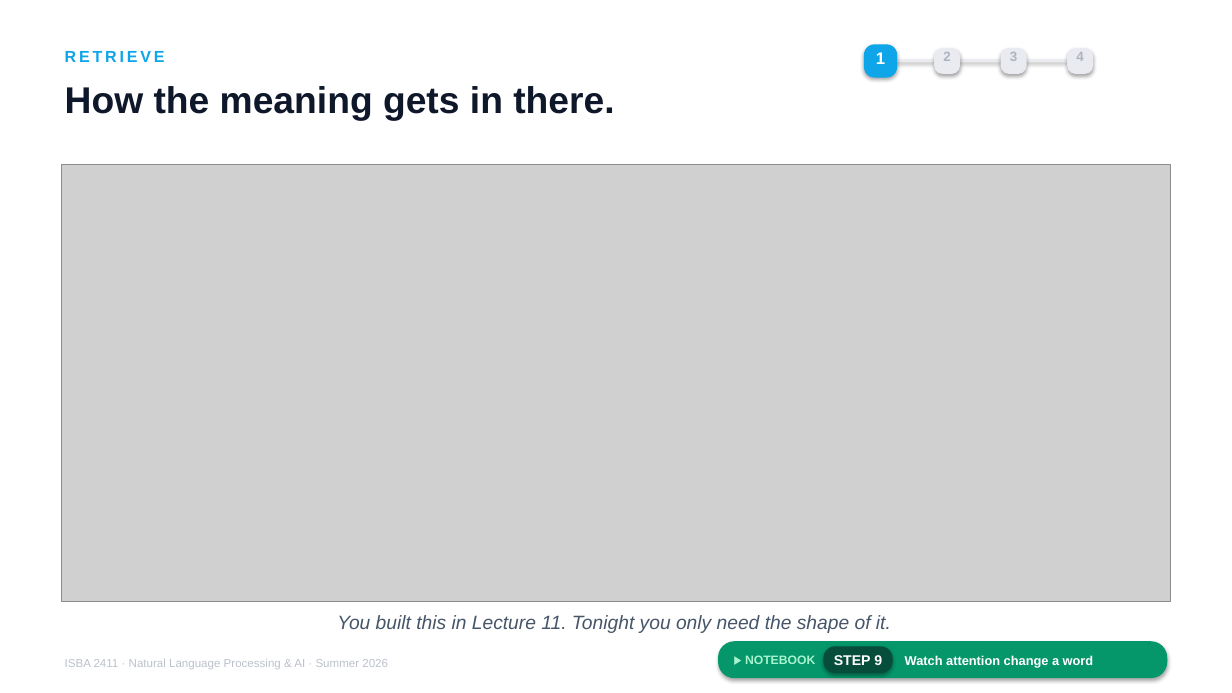
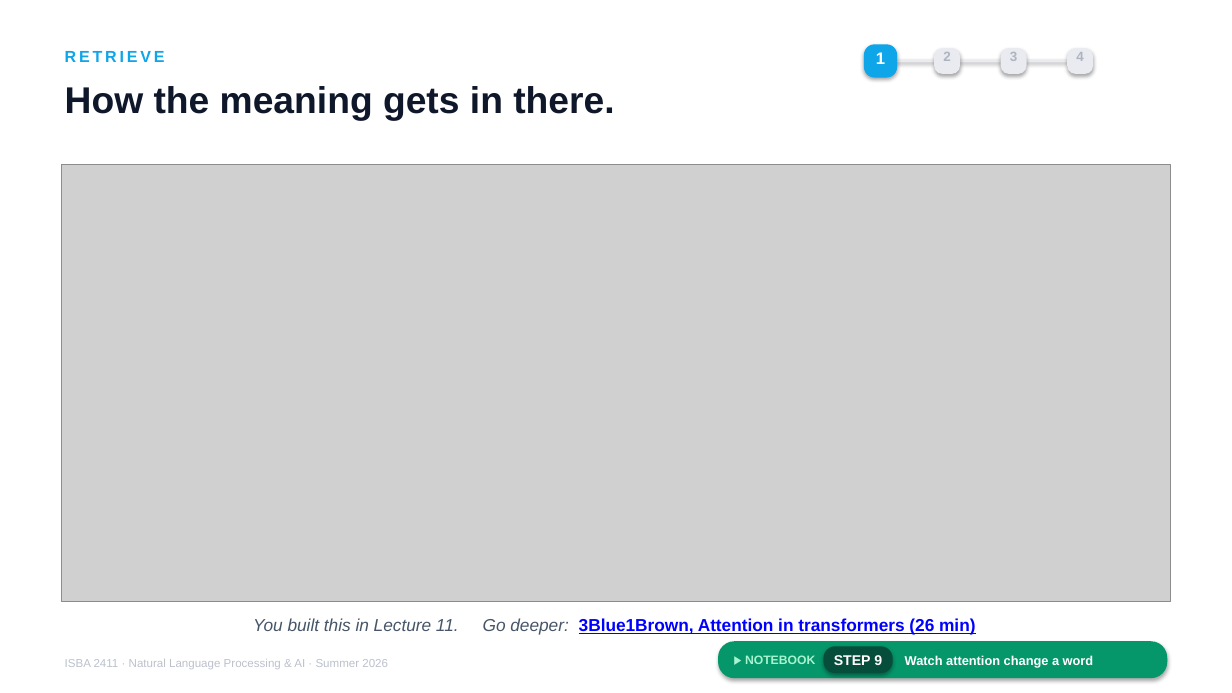
Before and after one commit to JulesMalin/isba2411-nlp, a slide deck: slide 9 of Week 7/L13_Support_Copilot_v3_discussion.pptx. Drawn at 1232x693 pixels with LibreOffice and Linux fonts; fonts in the diff are those of the drawing; grey boxes stand for pictures. Boxes give left, top, right and bottom in pixels: in the first picture for what was removed or moved away, otherwise in the second. Text is boxed around its words. In the diff, an @@ line names an element or a change of style, - is before the commit and + after.

```diff
--- a/Week 7/L13_Support_Copilot_v3_discussion.pptx
+++ b/Week 7/L13_Support_Copilot_v3_discussion.pptx
@@ text at <box>253,618,975,635</box>: text changed; size 15 to 13.5 pt; text colour #475569 to #0000FF; bold on; italic off @@
-You built this in Lecture 11. Tonight you only need the shape of it.
+You built this in Lecture 11. Go deeper: 3Blue1Brown, Attention in transformers (26 min)
```
